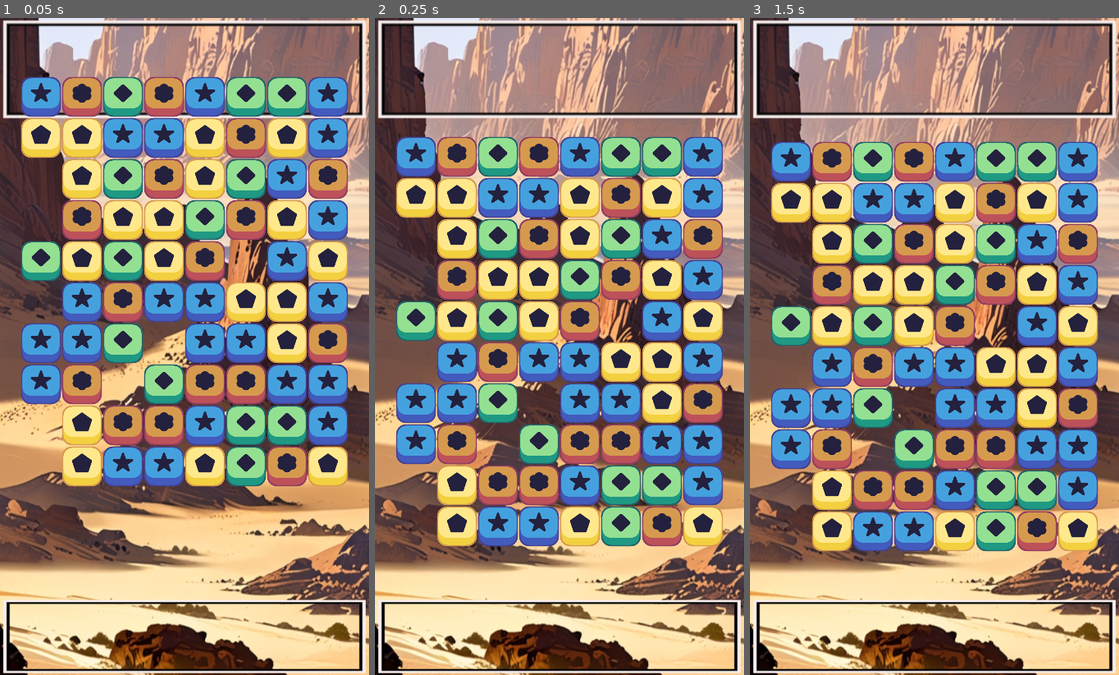
Above: before the commit, frames 1-3 (left to right).
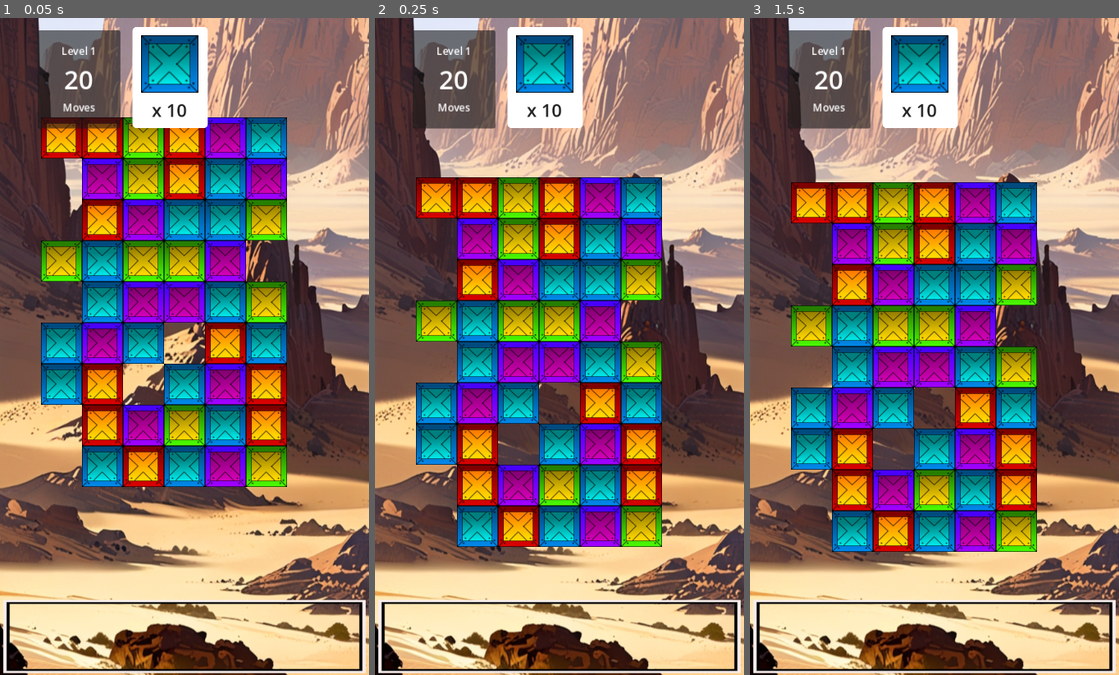
Above: after the commit, the same moments.

Repository: livinwater/spacepaws
Game: Godot game, scene res://Scenes/game_window.tscn
Two runs of this game, one before a commit and one after it. Both use one fixed random seed, a clock stepped at 60 frames per second and the inputs below.
Inputs (mouse positions are in pixels of both pictures, inside the frame that each line leads up to):
- Up to frame 1 (0.05 s): no input
- Up to frame 2 (0.25 s): no input
- Up to frame 3 (1.5 s): move the mouse to (1015, 313) at 0.52 s; tap Enter at 1.25 s; move the mouse to (860, 379) at 1.27 s

The runs differ from the first frame. In frame 1, 54% of the frame differs, in the area x 0-100%, y 0-72%; in frame 2, 57%, in the area x 0-100%, y 0-81%; in frame 3, 57%.

Commit message:
added move limit,win objective, win/lose screen and main menu

Diff:
--- /dev/null
+++ b/match3_submarine/Scenes/GameOverScreen.tscn
@@ -0,0 +1,55 @@
+[gd_scene load_steps=2 format=3 uid="uid://cyd870q8ofbv5"]
+
+[ext_resource type="Script" path="res://Scenes/game_over_screen.gd" id="1_t4xqh"]
+
+[node name="GameOverScreen" type="Control"]
+layout_mode = 3
+anchors_preset = 15
+anchor_right = 1.0
+anchor_bottom = 1.0
+grow_horizontal = 2
+grow_vertical = 2
+script = ExtResource("1_t4xqh")
+
+[node name="ColorRect" type="ColorRect" parent="."]
+layout_mode = 1
+anchors_preset = 15
+anchor_right = 1.0
+anchor_bottom = 1.0
+grow_horizontal = 2
+grow_vertical = 2
+color = Color(0.972116, 0.802351, 0.520533, 1)
+
+[node name="LoseLabel" type="Label" parent="."]
+layout_mode = 1
+anchors_preset = 8
+anchor_left = 0.5
+anchor_top = 0.5
+anchor_right = 0.5
+anchor_bottom = 0.5
+offset_left = -106.0
+offset_top = -126.0
+offset_right = 110.0
+offset_bottom = -57.0
+grow_horizontal = 2
+grow_vertical = 2
+theme_override_font_sizes/font_size = 50
+text = "You lose!"
+
+[node name="TryAgainButton" type="Button" parent="."]
+layout_mode = 1
+anchors_preset = 8
+anchor_left = 0.5
+anchor_top = 0.5
+anchor_right = 0.5
+anchor_bottom = 0.5
+offset_left = -75.0
+offset_top = 93.0
+offset_right = 68.0
+offset_bottom = 143.0
+grow_horizontal = 2
+grow_vertical = 2
+theme_override_font_sizes/font_size = 30
+text = "Try Again"
+
+[connection signal="pressed" from="TryAgainButton" to="." method="_on_try_again_button_pressed"]
--- /dev/null
+++ b/match3_submarine/Scenes/MainMenu.tscn
@@ -0,0 +1,55 @@
+[gd_scene load_steps=3 format=3 uid="uid://eqg28oca3p3r"]
+
+[ext_resource type="Script" path="res://Scenes/main_menu.gd" id="1_i52j3"]
+[ext_resource type="Texture2D" uid="uid://dbygg4lf5wbkr" path="res://assets/placeholder/background.png" id="1_l0q7o"]
+
+[node name="MainMenu" type="Control"]
+layout_mode = 3
+anchors_preset = 15
+anchor_right = 1.0
+anchor_bottom = 1.0
+grow_horizontal = 2
+grow_vertical = 2
+script = ExtResource("1_i52j3")
+
+[node name="Background" type="TextureRect" parent="."]
+layout_mode = 0
+offset_right = 576.0
+offset_bottom = 1024.0
+texture = ExtResource("1_l0q7o")
+
+[node name="ConnectWallet" type="Button" parent="."]
+layout_mode = 1
+anchors_preset = 7
+anchor_left = 0.5
+anchor_top = 1.0
+anchor_right = 0.5
+anchor_bottom = 1.0
+offset_left = -151.0
+offset_top = -391.0
+offset_right = 149.0
+offset_bottom = -328.0
+grow_horizontal = 2
+grow_vertical = 0
+theme_override_font_sizes/font_size = 40
+text = "Connect Wallet
+"
+
+[node name="StartButton" type="Button" parent="."]
+layout_mode = 1
+anchors_preset = 8
+anchor_left = 0.5
+anchor_top = 0.5
+anchor_right = 0.5
+anchor_bottom = 0.5
+offset_left = -84.0
+offset_top = -117.0
+offset_right = 43.0
+offset_bottom = -54.0
+grow_horizontal = 2
+grow_vertical = 2
+theme_override_font_sizes/font_size = 40
+text = "START
+"
+
+[connection signal="pressed" from="StartButton" to="." method="_on_start_button_pressed"]
--- /dev/null
+++ b/match3_submarine/Scenes/MainMenutscn.tscn
@@ -0,0 +1,51 @@
+[gd_scene load_steps=2 format=3 uid="uid://buo7nggpph2hv"]
+
+[ext_resource type="Texture2D" uid="uid://dbygg4lf5wbkr" path="res://assets/placeholder/background.png" id="1_l0q7o"]
+
+[node name="MainMenu" type="Control"]
+layout_mode = 3
+anchors_preset = 15
+anchor_right = 1.0
+anchor_bottom = 1.0
+grow_horizontal = 2
+grow_vertical = 2
+
+[node name="Background" type="TextureRect" parent="."]
+layout_mode = 0
+offset_right = 40.0
+offset_bottom = 40.0
+texture = ExtResource("1_l0q7o")
+
+[node name="Start" type="Button" parent="Background"]
+layout_mode = 1
+anchors_preset = 8
+anchor_left = 0.5
+anchor_top = 0.5
+anchor_right = 0.5
+anchor_bottom = 0.5
+offset_left = -84.0
+offset_top = -117.0
+offset_right = 43.0
+offset_bottom = -54.0
+grow_horizontal = 2
+grow_vertical = 2
+theme_override_font_sizes/font_size = 40
+text = "START
+"
+
+[node name="ConnectWallet" type="Button" parent="Background"]
+layout_mode = 1
+anchors_preset = 7
+anchor_left = 0.5
+anchor_top = 1.0
+anchor_right = 0.5
+anchor_bottom = 1.0
+offset_left = -151.0
+offset_top = -391.0
+offset_right = 149.0
+offset_bottom = -328.0
+grow_horizontal = 2
+grow_vertical = 0
+theme_override_font_sizes/font_size = 40
+text = "Connect Wallet
+"
--- /dev/null
+++ b/match3_submarine/Scenes/WinScreen.tscn
@@ -0,0 +1,56 @@
+[gd_scene load_steps=2 format=3 uid="uid://ci5o4ealea8oi"]
+
+[ext_resource type="Script" path="res://Scripts/win_screen.gd" id="1_n3w4q"]
+
+[node name="WinScreen" type="Control"]
+layout_mode = 3
+anchors_preset = 15
+anchor_right = 1.0
+anchor_bottom = 1.0
+grow_horizontal = 2
+grow_vertical = 2
+script = ExtResource("1_n3w4q")
+
+[node name="Background" type="ColorRect" parent="."]
+layout_mode = 1
+anchors_preset = 15
+anchor_right = 1.0
+anchor_bottom = 1.0
+grow_horizontal = 2
+grow_vertical = 2
+color = Color(0.742314, 0.480675, 0.605035, 1)
+
+[node name="HomeButton" type="Button" parent="."]
+layout_mode = 1
+anchors_preset = -1
+anchor_left = 0.5
+anchor_top = 0.447
+anchor_right = 0.5
+anchor_bottom = 0.447
+offset_left = -78.0
+offset_top = 109.272
+offset_right = 46.0
+offset_bottom = 172.272
+grow_horizontal = 2
+grow_vertical = 2
+theme_override_font_sizes/font_size = 40
+text = "Home
+"
+
+[node name="WinMessage" type="Label" parent="."]
+layout_mode = 1
+anchors_preset = -1
+anchor_left = 0.437
+anchor_top = 0.466
+anchor_right = 0.437
+anchor_bottom = 0.466
+offset_left = -175.712
+offset_top = -147.184
+offset_right = 256.288
+offset_bottom = -78.184
+grow_horizontal = 2
+grow_vertical = 2
+theme_override_font_sizes/font_size = 50
+text = "Congrats you win!"
+
+[connection signal="pressed" from="HomeButton" to="." method="_on_home_button_pressed"]
--- a/match3_submarine/Scenes/blue_piece.tscn
+++ b/match3_submarine/Scenes/blue_piece.tscn
@@ -1,11 +1,11 @@
 [gd_scene load_steps=3 format=3 uid="uid://dk7ihmp33tq"]
 
 [ext_resource type="PackedScene" uid="uid://c58wipcij23s" path="res://Scenes/Piece.tscn" id="1_cdc72"]
-[ext_resource type="Texture2D" uid="uid://bi6ixjht61v3x" path="res://assets/Match 3 Assets/Pieces/Blue Piece.png" id="2_rd3bt"]
+[ext_resource type="Texture2D" uid="uid://7o2usfeyt6tm" path="res://assets/coloredBoxes/box2.png" id="2_lv087"]
 
 [node name="blue_piece" instance=ExtResource("1_cdc72")]
 color = "blue"
 
 [node name="Sprite" parent="." index="0"]
 scale = Vector2(0.5, 0.5)
-texture = ExtResource("2_rd3bt")
+texture = ExtResource("2_lv087")
--- /dev/null
+++ b/match3_submarine/Scenes/blue_piece_counter.tscn
@@ -0,0 +1,19 @@
+[node name="BluePieceCounter" type="HBoxContainer"]
+anchors_preset = 5
+anchor_left = 0.5
+anchor_right = 0.5
+offset_left = -20.0
+offset_right = 20.0
+offset_bottom = 40.0
+grow_horizontal = 2
+alignment = 1
+
+[node name="BluePieceTexture" type="TextureRect"]
+layout_mode = 2
+expand_mode = 2
+stretch_mode = 5
+
+[node name="CounterLabel" type="Label"]
+layout_mode = 2
+text = "x 10"
+vertical_alignment = 1
--- /dev/null
+++ b/match3_submarine/Scenes/bomb_piece.gd
@@ -0,0 +1,15 @@
+extends "res://Scripts/piece.gd"
+
+var is_horizontal = true
+
+func _ready():
+	super._ready()
+	scale = Vector2(0.75, 0.75)
+
+func move(target):
+	var move_tween = get_tree().create_tween()
+	move_tween.tween_property(self, "position", target, 0.3).set_trans(Tween.TRANS_BOUNCE).set_ease(Tween.EASE_OUT)
+
+func dim():
+	var dim_tween = get_tree().create_tween()
+	dim_tween.tween_property(self, "modulate", Color(1, 1, 1, 0.5), 0.3)
--- /dev/null
+++ b/match3_submarine/Scenes/bomb_piece.tscn
@@ -0,0 +1,13 @@
+[gd_scene load_steps=3 format=3 uid="uid://dcktvcs3pbhg0"]
+
+[ext_resource type="Texture2D" uid="uid://cage37vc0u1en" path="res://assets/Match 3 Assets/UI/Buttons/Make Color Bomb Button.png" id="1_1si0s"]
+[ext_resource type="Script" path="res://Scenes/bomb_piece.gd" id="1_onjv2"]
+
+[node name="bomb_piece" type="Control"]
+layout_mode = 3
+anchors_preset = 0
+script = ExtResource("1_onjv2")
+
+[node name="Sprite" type="Sprite2D" parent="."]
+scale = Vector2(0.5, 0.5)
+texture = ExtResource("1_1si0s")
--- /dev/null
+++ b/match3_submarine/Scenes/game_over_screen.gd
@@ -0,0 +1,15 @@
+extends Control
+
+
+# Called when the node enters the scene tree for the first time.
+func _ready() -> void:
+		$TryAgainButton.connect("pressed", _on_try_again_button_pressed)
+
+
+func _on_try_again_button_pressed():
+	var main_menu_path = "res://Scenes/MainMenu.tscn"
+	if ResourceLoader.exists(main_menu_path):
+		print("Changing to MainMenu scene")  # Debug print
+		get_tree().change_scene_to_file(main_menu_path)
+	else:
+		print("Error: MainMenu scene not found at ", main_menu_path)
--- a/match3_submarine/Scenes/game_window.tscn
+++ b/match3_submarine/Scenes/game_window.tscn
@@ -1,9 +1,25 @@
-[gd_scene load_steps=5 format=3 uid="uid://cfbi8wsurrgj5"]
+[gd_scene load_steps=7 format=3 uid="uid://cfbi8wsurrgj5"]
 
 [ext_resource type="Texture2D" uid="uid://dbygg4lf5wbkr" path="res://assets/placeholder/background.png" id="1_0rot5"]
 [ext_resource type="Texture2D" uid="uid://bb1ldkhirojqk" path="res://assets/placeholder/top_ui3.png" id="2_kjccp"]
 [ext_resource type="Texture2D" uid="uid://xumkhuv7uuaa" path="res://assets/placeholder/bottom_ui2.png" id="3_udyfn"]
 [ext_resource type="Script" path="res://Scripts/grid.gd" id="4_2peo4"]
+[ext_resource type="Texture2D" uid="uid://7o2usfeyt6tm" path="res://assets/coloredBoxes/box2.png" id="5_k2igj"]
+
+[sub_resource type="StyleBoxFlat" id="StyleBoxFlat_3xsxq"]
+bg_color = Color(1, 1, 1, 1)
+border_width_left = 10
+border_width_top = 10
+border_width_right = 10
+border_width_bottom = 10
+border_color = Color(1, 1, 1, 1)
+corner_radius_top_left = 8
+corner_radius_top_right = 8
+corner_radius_bottom_right = 8
+corner_radius_bottom_left = 8
+expand_margin_left = 10.0
+expand_margin_top = 10.0
+expand_margin_right = 10.0
 
 [node name="Control" type="Control"]
 layout_mode = 3
@@ -20,6 +36,7 @@
 texture = ExtResource("1_0rot5")
 
 [node name="TopUI" type="TextureRect" parent="."]
+visible = false
 layout_mode = 1
 anchors_preset = 10
 anchor_right = 1.0
@@ -40,8 +57,8 @@
 
 [node name="grid" type="Node2D" parent="."]
 script = ExtResource("4_2peo4")
-width = 8
-height = 10
+width = 6
+height = 9
 x_start = 64
 y_start = 800
 offset = 64
@@ -62,6 +79,72 @@
 wait_time = 0.5
 one_shot = true
 
+[node name="MarginGoalCounter" type="MarginContainer" parent="."]
+layout_mode = 1
+anchors_preset = 5
+anchor_left = 0.5
+anchor_right = 0.5
+offset_left = -74.0
+offset_right = 74.0
+offset_bottom = 243.0
+grow_horizontal = 2
+scale = Vector2(0.7, 0.7)
+theme_override_constants/margin_top = 30
+
+[node name="PanelGoalCounter" type="PanelContainer" parent="MarginGoalCounter"]
+layout_mode = 2
+theme_override_styles/panel = SubResource("StyleBoxFlat_3xsxq")
+
+[node name="GoalCounterBox" type="VBoxContainer" parent="MarginGoalCounter/PanelGoalCounter"]
+layout_mode = 2
+theme_override_constants/separation = 10
+
+[node name="BluePieceImage" type="TextureRect" parent="MarginGoalCounter/PanelGoalCounter/GoalCounterBox"]
+layout_mode = 2
+texture = ExtResource("5_k2igj")
+
+[node name="CounterLabel" type="Label" parent="MarginGoalCounter/PanelGoalCounter/GoalCounterBox"]
+layout_mode = 2
+theme_override_colors/font_color = Color(0.133196, 0.133196, 0.133196, 1)
+theme_override_font_sizes/font_size = 40
+text = "30
+"
+horizontal_alignment = 1
+vertical_alignment = 2
+
+[node name="MarginMoveCounter" type="MarginContainer" parent="."]
+layout_mode = 0
+offset_left = 59.0
+offset_top = 19.0
+offset_right = 188.0
+offset_bottom = 172.0
+
+[node name="PanelMoveCounter" type="PanelContainer" parent="MarginMoveCounter"]
+layout_mode = 2
+
+[node name="MoveContainer" type="VBoxContainer" parent="MarginMoveCounter/PanelMoveCounter"]
+layout_mode = 2
+alignment = 1
+
+[node name="LevelLabel" type="Label" parent="MarginMoveCounter/PanelMoveCounter/MoveContainer"]
+layout_mode = 2
+text = "Level 1
+"
+horizontal_alignment = 1
+
+[node name="MoveCounterLabel" type="Label" parent="MarginMoveCounter/PanelMoveCounter/MoveContainer"]
+layout_mode = 2
+theme_override_font_sizes/font_size = 40
+text = "20
+"
+horizontal_alignment = 1
+
+[node name="MoveLabel" type="Label" parent="MarginMoveCounter/PanelMoveCounter/MoveContainer"]
+layout_mode = 2
+text = "Moves
+"
+horizontal_alignment = 1
+
 [connection signal="timeout" from="destroy_timer" to="grid" method="_on_destroy_timer_timeout"]
 [connection signal="timeout" from="collapse_timer" to="grid" method="_on_collapse_timer_timeout"]
 [connection signal="timeout" from="refill_timer" to="grid" method="_on_refill_timer_timeout"]
--- a/match3_submarine/Scenes/green_piece.tscn
+++ b/match3_submarine/Scenes/green_piece.tscn
@@ -1,7 +1,7 @@
 [gd_scene load_steps=3 format=3 uid="uid://dy06odybt430r"]
 
 [ext_resource type="PackedScene" uid="uid://c58wipcij23s" path="res://Scenes/Piece.tscn" id="1_lkn55"]
-[ext_resource type="Texture2D" uid="uid://s2vc3ghah6uj" path="res://assets/Match 3 Assets/Pieces/Green Piece.png" id="2_xtav8"]
+[ext_resource type="Texture2D" uid="uid://bau3srhkxf8yf" path="res://assets/coloredBoxes/box1.png" id="2_drdpk"]
 
 [node name="green_piece" instance=ExtResource("1_lkn55")]
 anchors_preset = 8
@@ -13,4 +13,4 @@
 
 [node name="Sprite" parent="." index="0"]
 scale = Vector2(0.5, 0.5)
-texture = ExtResource("2_xtav8")
+texture = ExtResource("2_drdpk")
--- /dev/null
+++ b/match3_submarine/Scenes/main_menu.gd
@@ -0,0 +1,12 @@
+extends Control
+
+func _ready():
+	$StartButton.connect("pressed", _on_start_button_pressed)
+
+
+func _on_start_button_pressed():
+	var game_window_path = "res://Scenes/game_window.tscn"
+	if ResourceLoader.exists(game_window_path):
+		get_tree().change_scene_to_file(game_window_path)
+	else:
+		print("Error: GameWindow scene not found at ", game_window_path)
--- a/match3_submarine/Scenes/red_piece.tscn
+++ b/match3_submarine/Scenes/red_piece.tscn
@@ -1,11 +1,11 @@
 [gd_scene load_steps=3 format=3 uid="uid://cktli5iy4vmga"]
 
 [ext_resource type="PackedScene" uid="uid://c58wipcij23s" path="res://Scenes/Piece.tscn" id="1_odnkj"]
-[ext_resource type="Texture2D" uid="uid://cdd6w8axo5x83" path="res://assets/Match 3 Assets/Pieces/Orange Piece.png" id="2_c746a"]
+[ext_resource type="Texture2D" uid="uid://bpyiro7rxoa7a" path="res://assets/coloredBoxes/box3.png" id="2_me2uq"]
 
 [node name="red_piece" instance=ExtResource("1_odnkj")]
 color = "red"
 
 [node name="Sprite" parent="." index="0"]
 scale = Vector2(0.5, 0.5)
-texture = ExtResource("2_c746a")
+texture = ExtResource("2_me2uq")
--- a/match3_submarine/Scenes/yellow_piece.tscn
+++ b/match3_submarine/Scenes/yellow_piece.tscn
@@ -1,11 +1,11 @@
 [gd_scene load_steps=3 format=3 uid="uid://du7jo6qr3pude"]
 
 [ext_resource type="PackedScene" uid="uid://c58wipcij23s" path="res://Scenes/Piece.tscn" id="1_1okeb"]
-[ext_resource type="Texture2D" uid="uid://6uadjlevitmy" path="res://assets/Match 3 Assets/Pieces/Yellow Piece.png" id="2_aoh6c"]
+[ext_resource type="Texture2D" uid="uid://b1ot0iexnmx25" path="res://assets/coloredBoxes/box4.png" id="2_353sf"]
 
 [node name="yellow_piece" instance=ExtResource("1_1okeb")]
 color = "yellow"
 
 [node name="Sprite" parent="." index="0"]
 scale = Vector2(0.5, 0.5)
-texture = ExtResource("2_aoh6c")
+texture = ExtResource("2_353sf")
--- a/match3_submarine/Scripts/grid.gd
+++ b/match3_submarine/Scripts/grid.gd
@@ -30,17 +30,49 @@
 var last_direction = Vector2(0,0)
 var move_checked = false
 
+const BLUE_GOAL = 10
+var blue_pieces_cleared = 0
+var goal_counter_box: VBoxContainer
+
+# Add these new variables near the top of the script
+const MOVE_LIMIT = 20
+var moves_left = MOVE_LIMIT
+var move_counter_label: Label
+
 func _ready():
 	state = GameState.MOVE
 	randomize()
 	all_pieces = make_2D_array()
+	center_grid()  # Call this before spawning pieces
 	spawn_pieces()
+
+	# Get reference to the GoalCounterBox node
+	goal_counter_box = get_node("../MarginGoalCounter/PanelGoalCounter/GoalCounterBox")
+	update_blue_pieces_counter()
+
+	# Add this line to get the reference to the MoveCounterLabel
+	move_counter_label = get_node("../MarginMoveCounter/PanelMoveCounter/MoveContainer/MoveCounterLabel")
+	update_move_counter()
+
+# New function to center the grid
+func center_grid():
+	var screen_size = get_viewport_rect().size
+	var grid_width = width * offset
+	var grid_height = height * offset
+	x_start = (screen_size.x - grid_width) / 2
+	y_start = screen_size.y - (screen_size.y - grid_height) / 2
 
 func restricted_movement(place):
 	for i in empty_spaces.size():
 		if empty_spaces[i] == place:
 			return true
 	return false
+
+# Update this function
+func update_blue_pieces_counter():
+	if goal_counter_box:
+		var pieces_left = BLUE_GOAL - blue_pieces_cleared
+		goal_counter_box.get_node("CounterLabel").text = "x " + str(pieces_left)
 
 func make_2D_array():
 	var array = []
@@ -118,6 +150,9 @@
 		other_piece.move(grid_to_pixel(column, row))
 		if not move_checked:
 			find_matches()
+			moves_left -= 1
+			update_move_counter()
+			check_game_over()
 
 # Store information for swap back
 func store_info(first_piece, other_piece, place, direction):
@@ -132,6 +167,8 @@
 		swap_pieces(last_place.x, last_place.y, last_direction)
 	state = GameState.MOVE
 	move_checked = false
+	moves_left += 1  # Refund the move if it didn't result in a match
+	update_move_counter()
 
 # Determine which direction to swap
 func touch_difference(grid_1, grid_2):
@@ -185,6 +222,9 @@
 		for j in height:
 			if all_pieces[i][j] != null and all_pieces[i][j].matched:
 				was_matched = true
+				if all_pieces[i][j].color == "blue":
+					blue_pieces_cleared += 1
+					update_blue_pieces_counter()
 				all_pieces[i][j].queue_free()
 				all_pieces[i][j] = null
 	move_checked = true
@@ -192,6 +232,30 @@
 		get_parent().get_node("collapse_timer").start()
 	else:
 		swap_back()
+
+	check_goal()
+
+# New function to check if the goal has been reached
+func check_goal():
+	check_game_over()
+
+# Add this new function to check if the game is over
+func check_game_over():
+	if moves_left <= 0:
+		print("Game Over! Out of moves.")
+		show_game_over_screen()
+	elif blue_pieces_cleared >= BLUE_GOAL:
+		print("Level completed! You've cleared", blue_pieces_cleared, "blue pieces!")
+		show_win_screen()
+
+# Add this new function to show the game over screen
+func show_game_over_screen():
+	var game_over_screen = preload("res://Scenes/GameOverScreen.tscn").instantiate()
+	get_tree().root.add_child(game_over_screen)
+
+func show_win_screen():
+	var win_screen = preload("res://Scenes/WinScreen.tscn").instantiate()
+	get_tree().root.add_child(win_screen)
 
 # Collapse columns after match
 func collapse_columns():
@@ -226,6 +290,11 @@
 	state = GameState.MOVE
 	move_checked = false
 
+# Add this new function to update the move counter display
+func update_move_counter():
+	if move_counter_label:
+		move_counter_label.text = str(moves_left)
+
 # Process function to handle state and touch input
 func _process(delta):
 	if state == GameState.MOVE:
--- /dev/null
+++ b/match3_submarine/Scripts/win_screen.gd
@@ -0,0 +1,18 @@
+extends Control
+
+func _ready():
+	var home_button = $HomeButton
+	if home_button:
+		home_button.connect("pressed", Callable(self, "_on_home_button_pressed"))
+	else:
+		print("Error: HomeButton node not found in WinScreen")
+
+func _on_home_button_pressed():
+	var main_menu_path = "res://Scenes/MainMenu.tscn"
+	if ResourceLoader.exists(main_menu_path):
+		print("Changing to MainMenu scene")  # Debug print
+		get_tree().change_scene_to_file(main_menu_path)
+	else:
+		print("Error: MainMenu scene not found at ", main_menu_path)
+		 # Optionally, you can add a fallback here, such as quitting the game
+		 # get_tree().quit()
Binary file added: match3_submarine/assets/coloredBoxes/box1.png
Not shown, added: match3_submarine/assets/coloredBoxes/box1.png.import
Binary file added: match3_submarine/assets/coloredBoxes/box2.png
Not shown, added: match3_submarine/assets/coloredBoxes/box2.png.import
Binary file added: match3_submarine/assets/coloredBoxes/box3.png
Not shown, added: match3_submarine/assets/coloredBoxes/box3.png.import
Binary file added: match3_submarine/assets/coloredBoxes/box4.png
Not shown, added: match3_submarine/assets/coloredBoxes/box4.png.import
